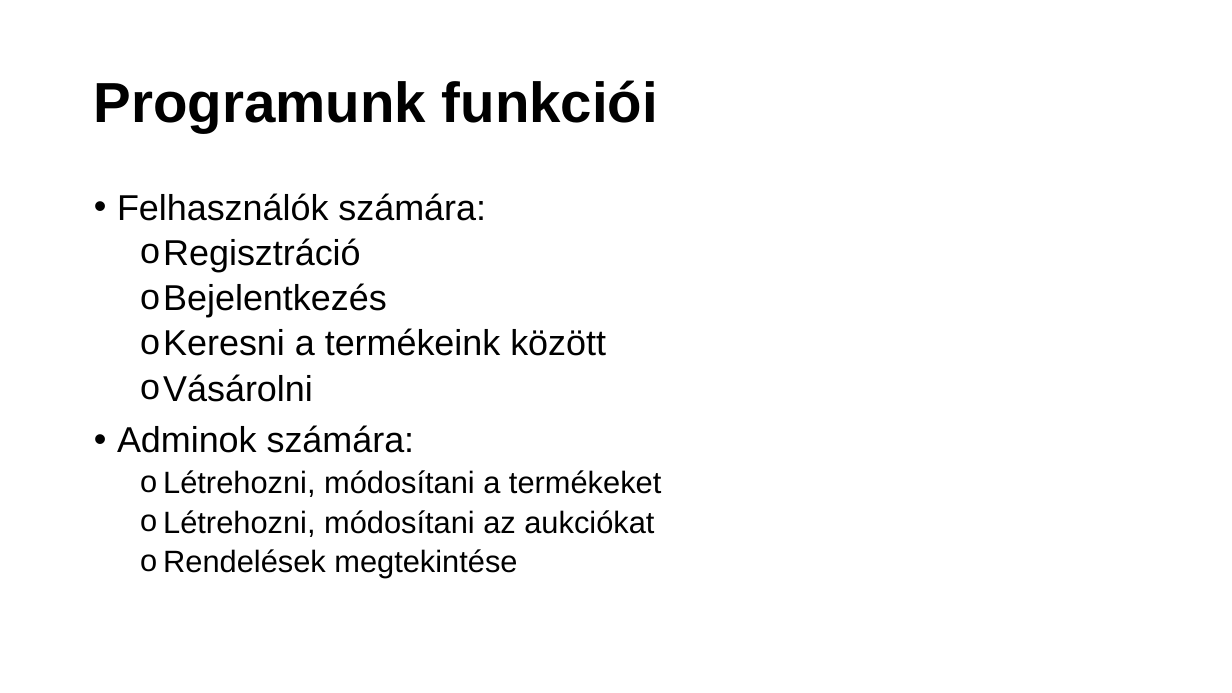
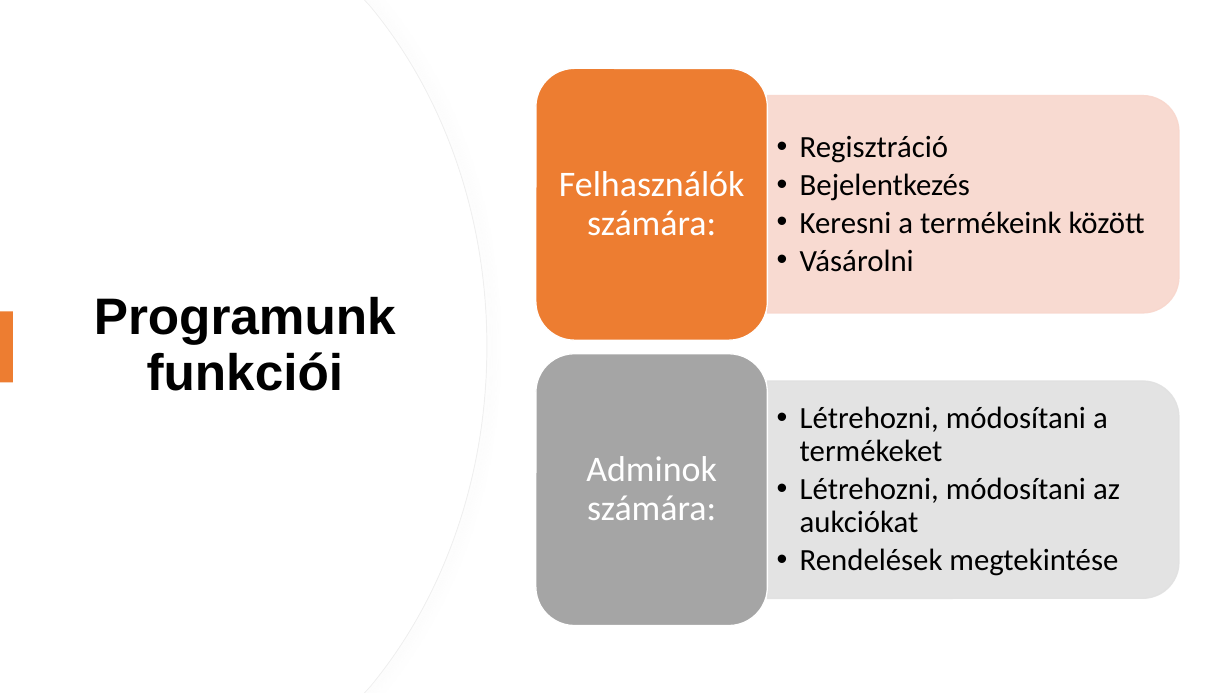
Before and after one commit to SzigetvariMark/pcweb, a slide deck: slide 4 of Bemutato.pptx. Drawn at 1232x693 pixels with LibreOffice and Linux fonts; fonts in the diff are those of the drawing. Boxes give left, top, right and bottom in pixels: in the first picture for what was removed or moved away, otherwise in the second. Text is boxed around its words. In the diff, an @@ line names an element or a change of style, - is before the commit and + after.

Commit message:
change ppt

```diff
--- a/Bemutato.pptx
+++ b/Bemutato.pptx
@@ freeform shape added at <box>0,0,487,693</box>, fill #FFFFFF, outline #EFEFEF 0.75 pt @@
@@ freeform shape added at <box>0,0,486,693</box>, fill #FFFFFF @@
@@ title "Programunk funkciói": place and size @@
-title "Programunk funkciói" at <box>94,80,658,132</box>
+title "Programunk funkciói" at <box>94,296,396,391</box>
@@ title "Programunk funkciói" at <box>94,296,396,391</box>: size 44 to 40 pt; alignment left to centre @@
@@ text removed at <box>117,193,661,578</box> @@
-• Felhasználók számára:
-  o Regisztráció
-  o Bejelentkezés
-  o Keresni a termékeink között
-  o Vásárolni
-• Adminok számára:
-  o Létrehozni, módosítani a termékeket
-  o Létrehozni, módosítani az aukciókat
-  o Rendelések megtekintése
@@ rectangle added at <box>0,311,13,383</box>, fill #ED7D31 @@
@@ group added at <box>536,68,1179,626</box>: 4 texts, 2 round same rects, 2 rounded rectangles @@
+  • Regisztráció
+  • Bejelentkezés
+  • Keresni a termékeink között
+  • Vásárolni
+Felhasználók számára:
+  • Létrehozni, módosítani a termékeket
+  • Létrehozni, módosítani az aukciókat
+  • Rendelések megtekintése
+Adminok számára:
```
Also in this commit, not shown: 3 other slides changed, 1 slide added, 1 slide removed.
